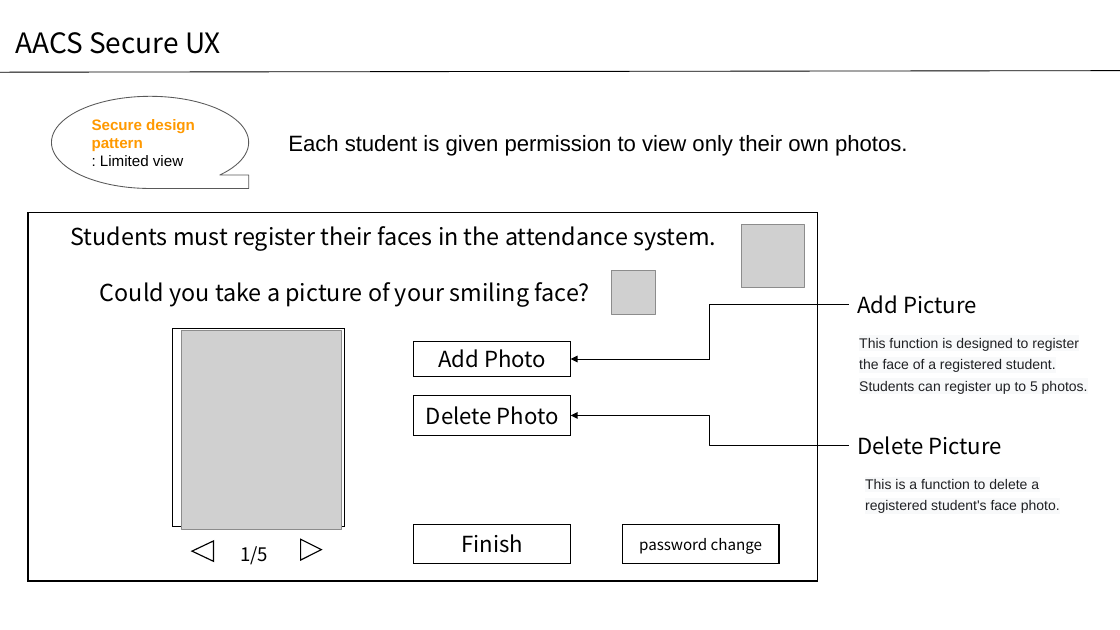
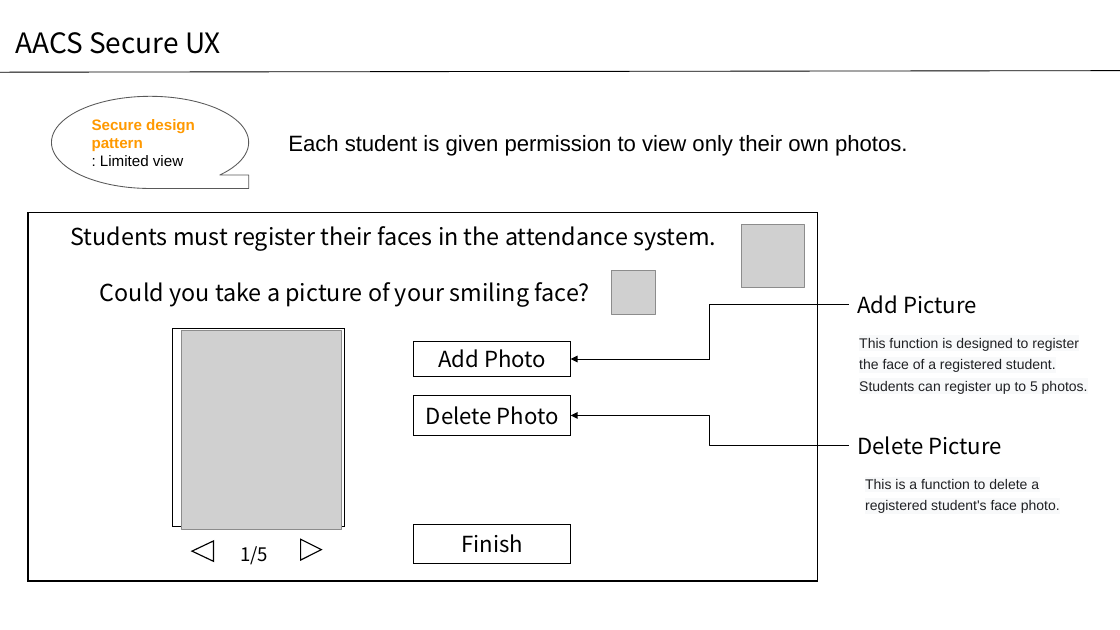
Before and after one commit to SWSS2021Team3/ProjectDocuments, a slide deck: slide 17 of Team3_Phase1_Presentation.pptx. Drawn at 1120x630 pixels with LibreOffice and Linux fonts; fonts in the diff are those of the drawing; grey boxes stand for pictures. Boxes give left, top, right and bottom in pixels: in the first picture for what was removed or moved away, otherwise in the second. Text is boxed around its words. In the diff, an @@ line names an element or a change of style, - is before the commit and + after.

```diff
--- a/Team3_Phase1_Presentation.pptx
+++ b/Team3_Phase1_Presentation.pptx
@@ rectangle removed at [623,524,780,564] @@
-password change
```
Also in this commit, not shown: 5 other slides changed, 12 other files.
